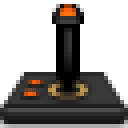
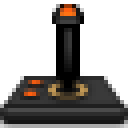
Layer changes from the first 128×128 image to the second:
painted on "Base top" over [0, 72, 128, 108]
